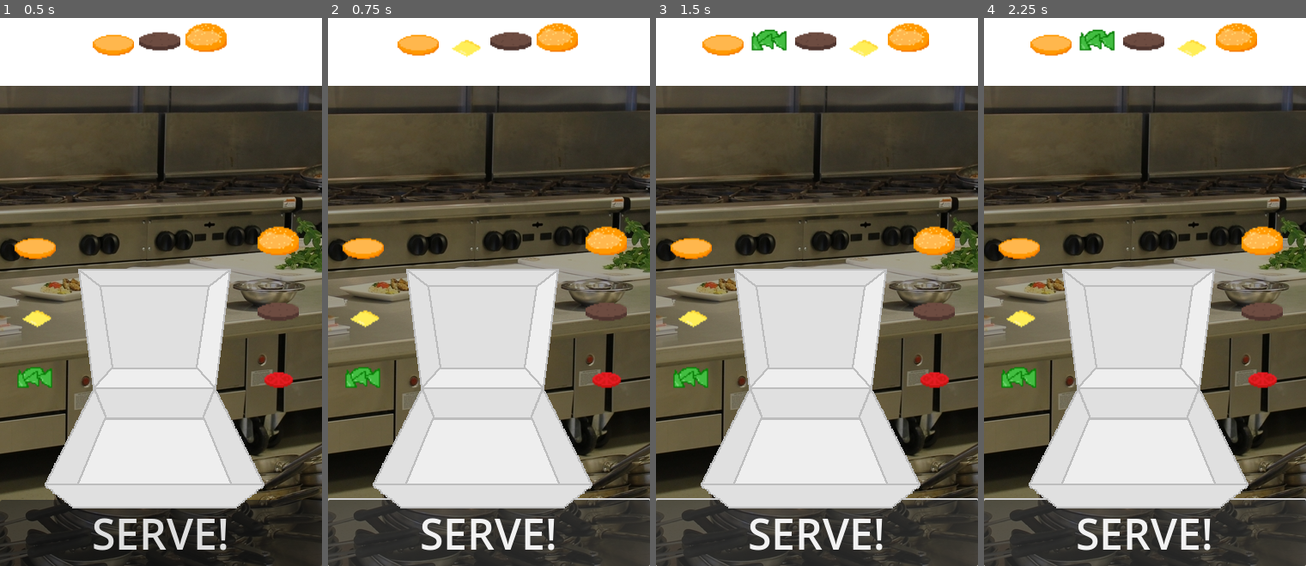
Above: before the commit, frames 1-4 (left to right).
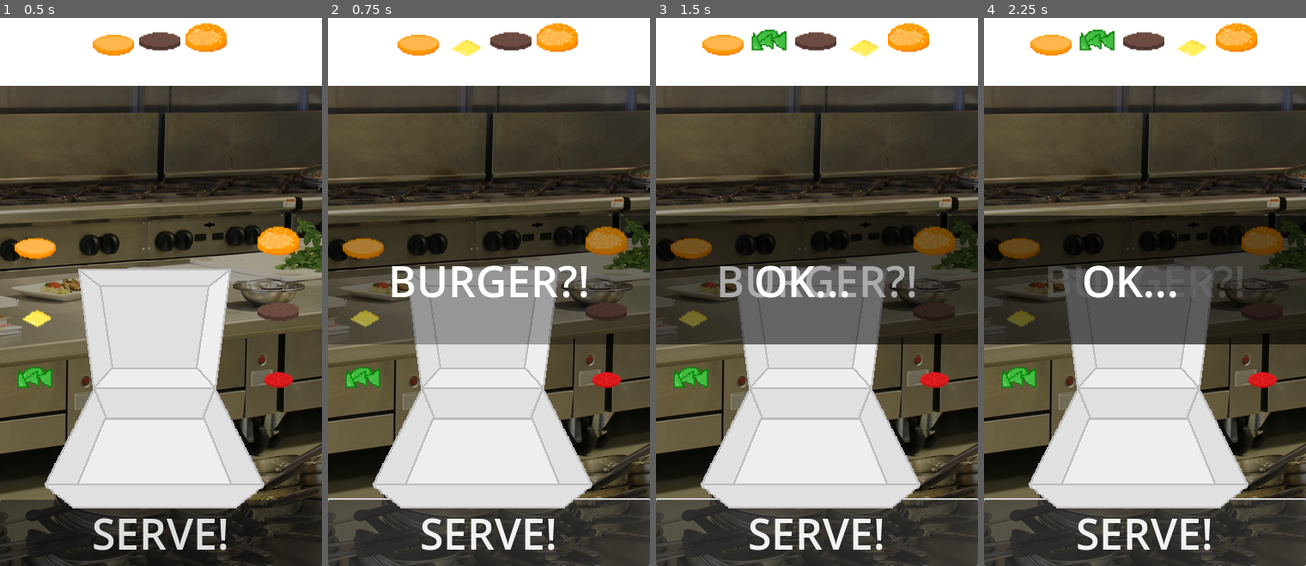
Above: after the commit, the same moments.

Repository: noahmacaulay/Burger
Game: Godot game, scene res://burgerparts.tscn
Two runs of this game, one before a commit and one after it. Both use one fixed random seed, a clock stepped at 60 frames per second and the inputs below.
Inputs:
- Up to frame 1 (0.5 s): no input
- Up to frame 2 (0.75 s): click "SERVE!" at 0.5 s
- Up to frame 3 (1.5 s): click "SERVE!" at 1.25 s
- Up to frame 4 (2.25 s): click "SERVE!" at 2 s

Frame 1 is identical in both runs. In frame 2, 19% of the frame differs, in the area x 0-100%, y 36-60%; in frame 3, 21%; in frame 4, 22%.

Commit message:
Dismiss burger parts on serve

Diff:
--- a/burgerparts.gd
+++ b/burgerparts.gd
@@ -4,6 +4,7 @@
 var held_object = null
 
 var burgerpart = preload("res://BurgerPart.tscn")
+var celebrate = preload("res://celebrate.tscn")
 @onready var ingredient_group = $IngredientGroup
 
 func _on_pickable_clicked(object):
@@ -57,6 +58,10 @@
 
 func _on_button_pressed():
 	new_recipe()
+	for node in ingredient_group.get_children():
+		ingredient_group.remove_child(node)
+		ingredient_group.queue_free()
+	add_child(celebrate.instantiate())
 
 
 func _on_button_2_pressed():
Not shown: 1 places in burgerparts.tscn that only renumber resources
